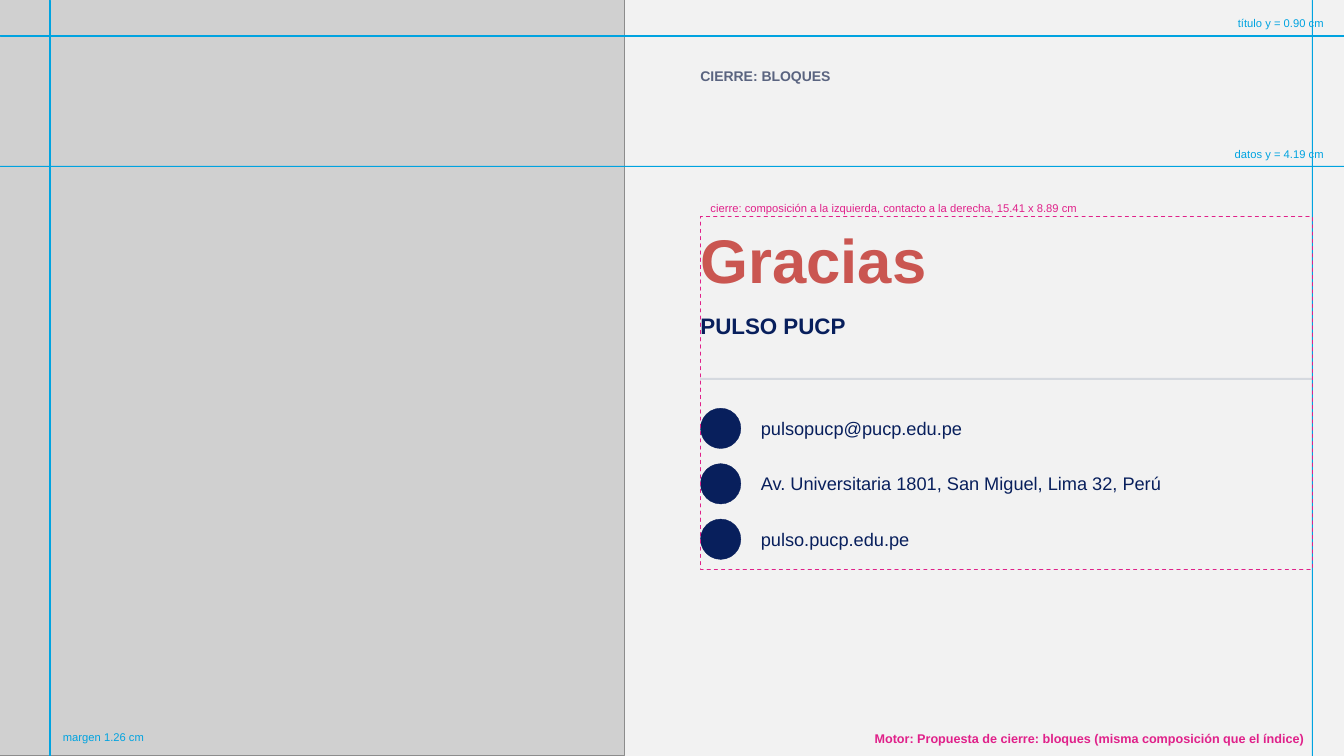
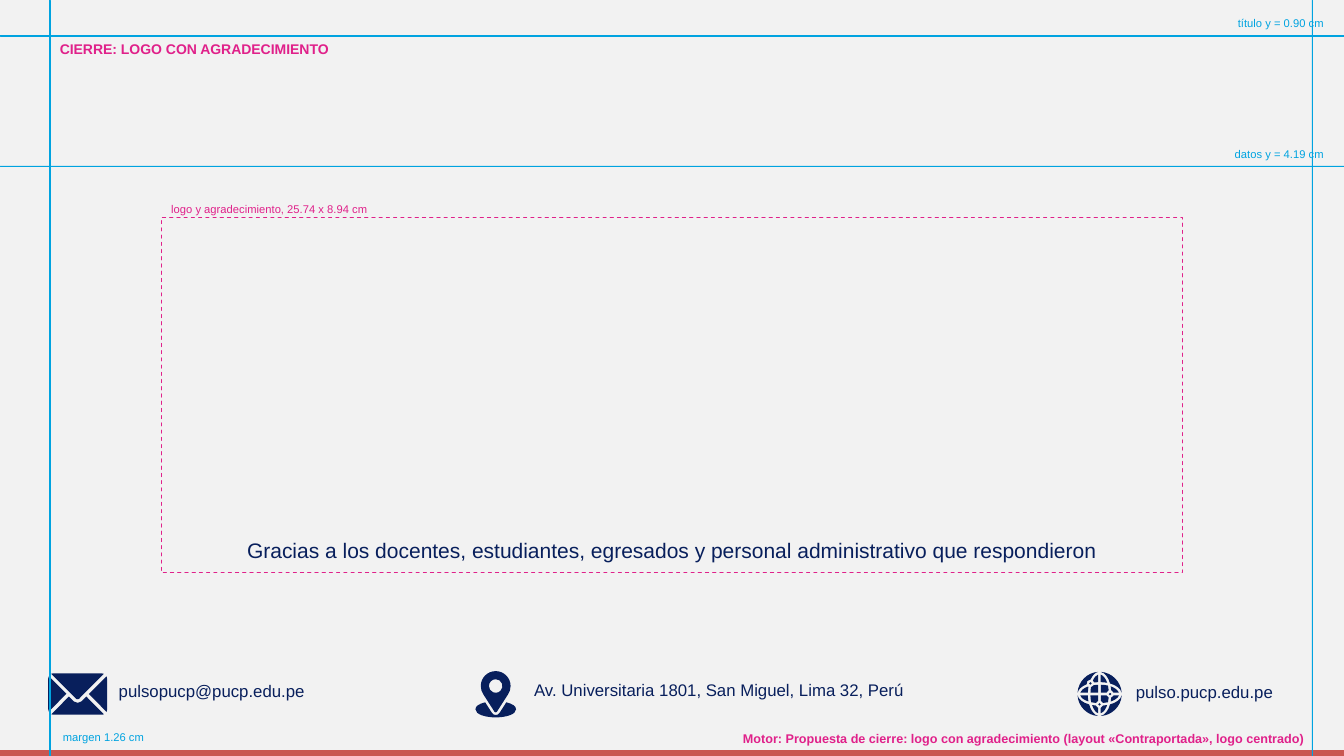
Before and after one commit to GonzaloAlmendariz/prosecnur-app, a slide deck: slide 166 of docs/qa/motor-ppt-2026-10-06/4-recetario/recetario-moderna-guias.pptx. Drawn at 1344x756 pixels with LibreOffice and Linux fonts; fonts in the diff are those of the drawing; grey boxes stand for pictures; background and template pictures are left out. Boxes give left, top, right and bottom in pixels: in the first picture for what was removed or moved away, otherwise in the second. Text is boxed around its words. In the diff, an @@ line names an element or a change of style, - is before the commit and + after.

```diff
--- a/docs/qa/motor-ppt-2026-10-06/4-recetario/recetario-moderna-guias.pptx
+++ b/docs/qa/motor-ppt-2026-10-06/4-recetario/recetario-moderna-guias.pptx
@@ picture removed at <box>0,0,625,756</box> @@
@@ text added at <box>60,44,328,54</box>, 10 pt, text #E0218A, bold @@
+CIERRE: LOGO CON AGRADECIMIENTO
@@ text removed at <box>700,71,831,84</box> @@
-CIERRE: BLOQUES
@@ text added at <box>171,205,367,216</box>, 8 pt, text #E0218A @@
+logo y agradecimiento, 25.74 x 8.94 cm
@@ text removed at <box>710,204,1077,215</box> @@
-cierre: composición a la izquierda, contacto a la derecha, 15.41 x 8.89 cm
@@ rectangle: place and size @@
-rectangle at <box>701,217,1313,570</box>
+rectangle at <box>161,218,1183,573</box>
@@ text removed at <box>700,236,926,291</box> @@
-Gracias
@@ text removed at <box>700,316,845,339</box> @@
-PULSO PUCP
@@ rectangle removed at <box>701,378,1313,379</box> @@
@@ ellipse removed at <box>701,408,741,449</box> @@
@@ ellipse removed at <box>701,464,741,504</box> @@
@@ ellipse removed at <box>701,519,741,560</box> @@
@@ text added at <box>247,542,1096,562</box>, 15 pt, text #081F5C @@
+Gracias a los docentes, estudiantes, egresados y personal administrativo que respondieron
@@ group added at <box>48,674,107,715</box>: 4 freeform shapes @@
@@ text "pulsopucp@pucp.edu.pe": place and size @@
-text "pulsopucp@pucp.edu.pe" at <box>761,421,962,439</box>
+text "pulsopucp@pucp.edu.pe" at <box>119,685,305,701</box>
@@ freeform shape added at <box>481,671,511,713</box>, fill #081F5C @@
@@ text "Av. Universitaria 1801, San Miguel, ...": place and size @@
-text "Av. Universitaria 1801, San Miguel, ..." at <box>761,476,1161,494</box>
+text "Av. Universitaria 1801, San Miguel, ..." at <box>534,683,903,700</box>
@@ size 13 to 12 pt in 3 elements at <box>119,685,305,701</box>, <box>534,683,903,700</box>, <box>1136,686,1273,702</box> @@
@@ text "pulso.pucp.edu.pe": place and size @@
-text "pulso.pucp.edu.pe" at <box>761,532,909,550</box>
+text "pulso.pucp.edu.pe" at <box>1136,686,1273,702</box>
@@ freeform shape added at <box>476,703,516,718</box>, fill #081F5C @@
@@ group added at <box>1078,673,1122,716</box>: 19 freeform shapes @@
@@ text at <box>743,734,1303,746</box>: text changed @@
-Motor: Propuesta de cierre: bloques (misma composición que el índice)
+Motor: Propuesta de cierre: logo con agradecimiento (layout «Contraportada», logo centrado)
@@ line added from (0, 754) to (1344, 754), #CA5651 4.5 pt @@
```
Also in this commit, not shown: 5 other slides changed, 7 other files.
